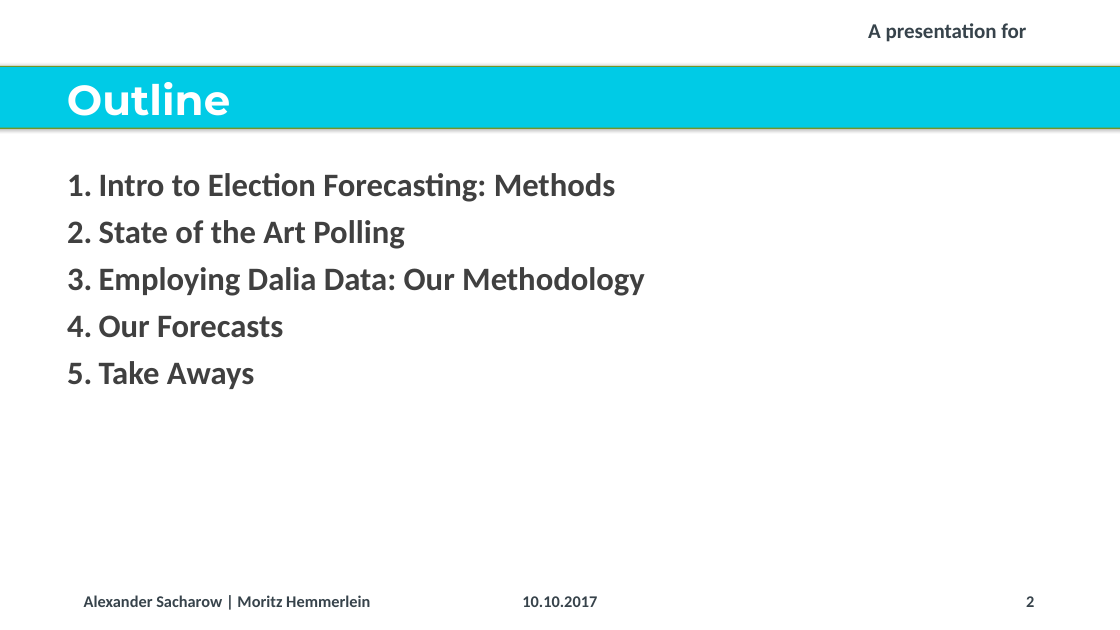
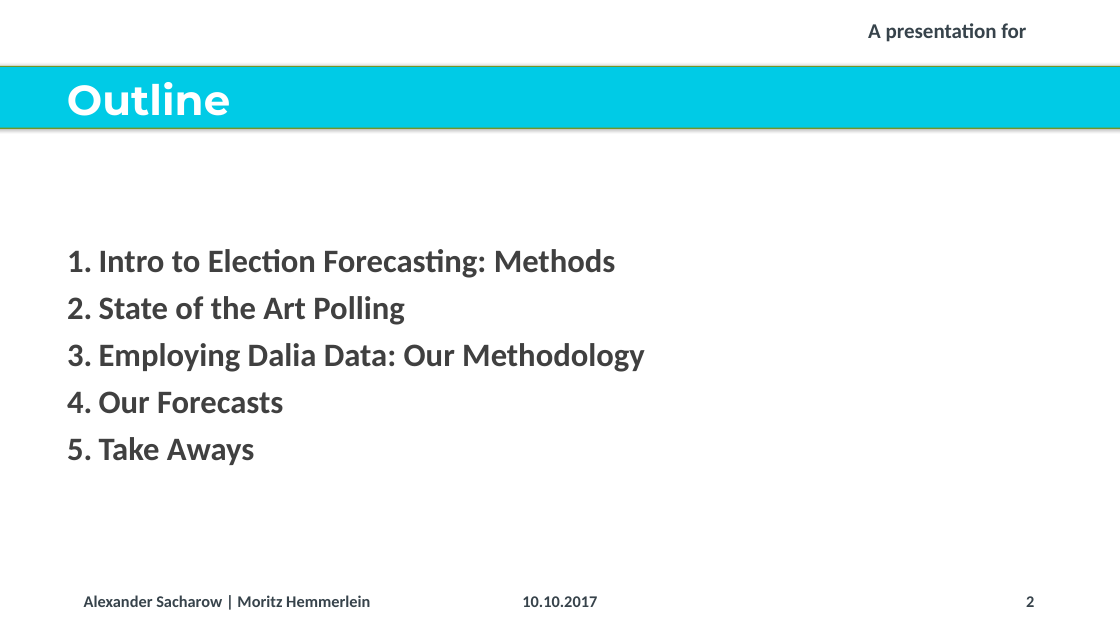
Before and after one commit to Corrod3/ElectionForecasting, a slide deck: slide 2 of Dalia Presentation/20171006_Dalia_Lunchtime Talk_Election Forecasting_v2.pptx. Drawn at 1120x630 pixels with LibreOffice and Linux fonts; fonts in the diff are those of the drawing; background and template pictures are left out. Boxes give left, top, right and bottom in pixels: in the first picture for what was removed or moved away, otherwise in the second. Text is boxed around its words. In the diff, an @@ line names an element or a change of style, - is before the commit and + after.

```diff
--- a/Dalia Presentation/20171006_Dalia_Lunchtime Talk_Election Forecasting_v2.pptx
+++ b/Dalia Presentation/20171006_Dalia_Lunchtime Talk_Election Forecasting_v2.pptx
@@ text "Intro to Election Forecasting: Methods" at box(99, 249, 645, 465): vertical alignment top to middle @@
```
Also in this commit, not shown: 3 other slides changed, 2 slides added, 3 slides removed, 3 other files.
